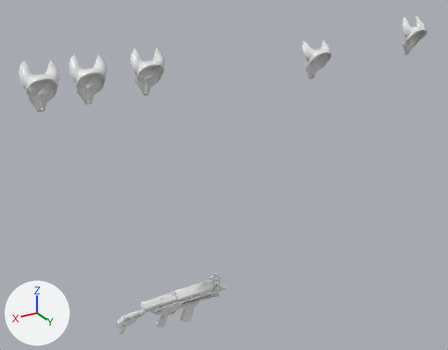
An edit to the FBX model Assets/nodels/mods/texturas masks.fbx, drawn before and after from the same camera.
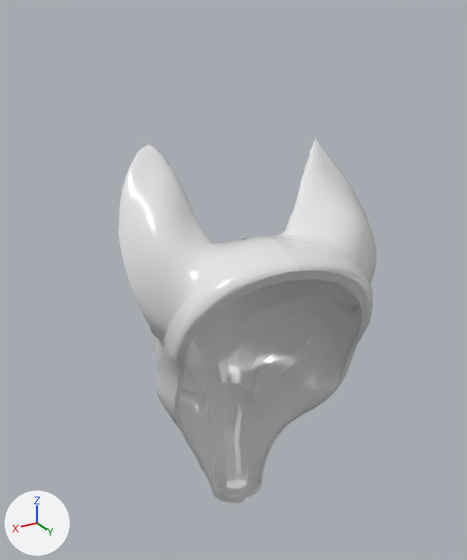
Each version appears first whole from a 50 mm lens placed at (4.022, 3.587, 2.747), pointed at (1.764, -0.176, 0.866), and next in a close-up on the part from 26% to 39% of the width and 8% to 30% of the height. Every picture has the same lights, and +X, +Y and +Z are marked at lower left. Vertices at the same position are counted once.

The scene before the commit, as lines of its bpy script (objects in view):
```python
me_extract1_021 = bpy.data.meshes.new('Extract1.021')
me_extract1_021.from_pydata(...)  # 814 vertices, 896 faces; spans x -0.125..0.0, y -0.159..0.017, z -0.122..0.187
me_extract1_021.materials.append(mat_plastico_blanco)  # white #e7e7e7
me_extract1_022 = bpy.data.meshes.new('Extract1.022')
me_extract1_022.from_pydata(...)  # 814 vertices, 896 faces; spans x 0.0..0.114, y -0.165..0.016, z -0.123..0.198
me_extract1_022.materials.append(mat_plastico_blanco)  # white #e7e7e7
ob_mask_002 = bpy.data.objects.new('mask.002', me_extract1_021)
ob_mask_002.location = (2.4, 0.005, 1.723)
ob_mask_003 = bpy.data.objects.new('mask.003', me_extract1_022)
ob_mask_003.location = (2.4, 0.017, 1.726)
```
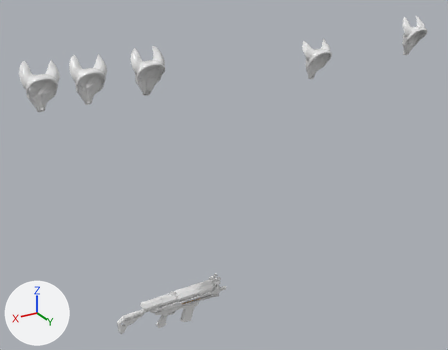
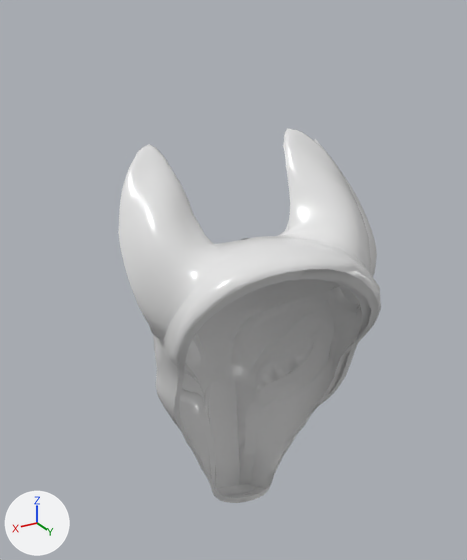
Boxes [x1, y1, x2, y2] around the edits, measured in the close-ups (467 x 560 px):
'mask.003', reshaped (44% wider)
    before: [118, 144, 300, 503]
    after: [118, 128, 381, 503]
part 1 of me_extract1_022, added
    after: [217, 128, 381, 502]
'mask.002', unchanged, covered by the edit
    before: [217, 139, 377, 499]
    after: [229, 139, 377, 495]

What changed in the scene script:
```text
Change me_extract1_022:
    used by ob_mask_003; location = (2.4, 0.017, 1.726)
    remove me_extract1_022.from_pydata(...)  # 814 vertices, 896 faces; spans x 0.0..0.114, y -0.165..0.016, z -0.123..0.198
    add me_extract1_022.from_pydata(...)  # 1586 vertices, 1792 faces; spans x -0.114..0.114, y -0.165..0.016, z -0.123..0.198
    me_extract1_022 part 1: 772 vertices added at x -0.114..-0.005, y -0.165..0.015, z -0.122..0.198
```
